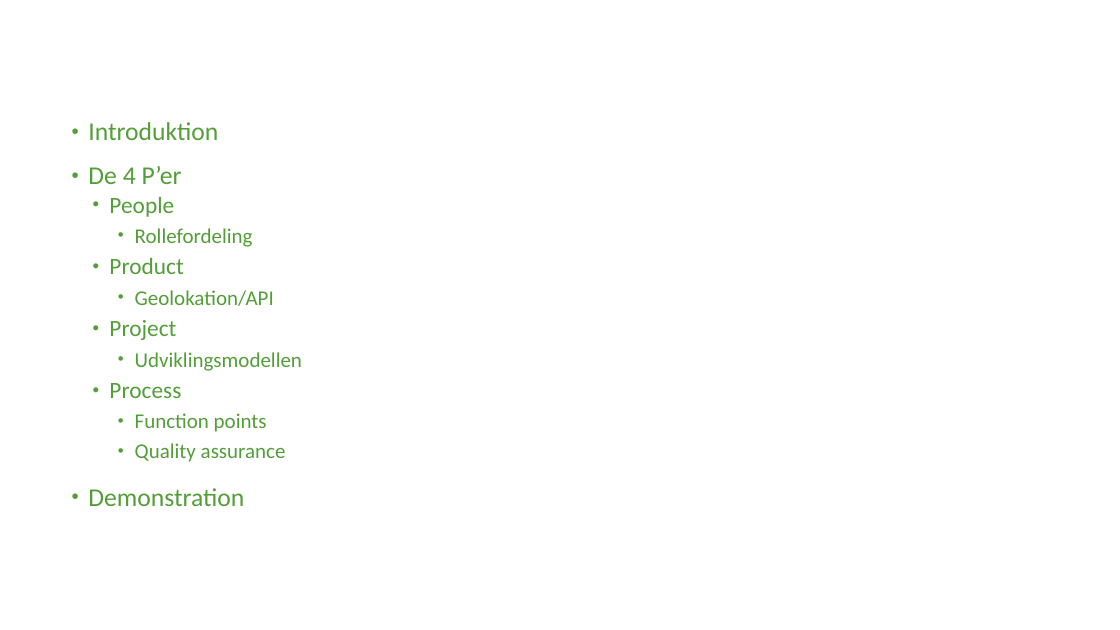
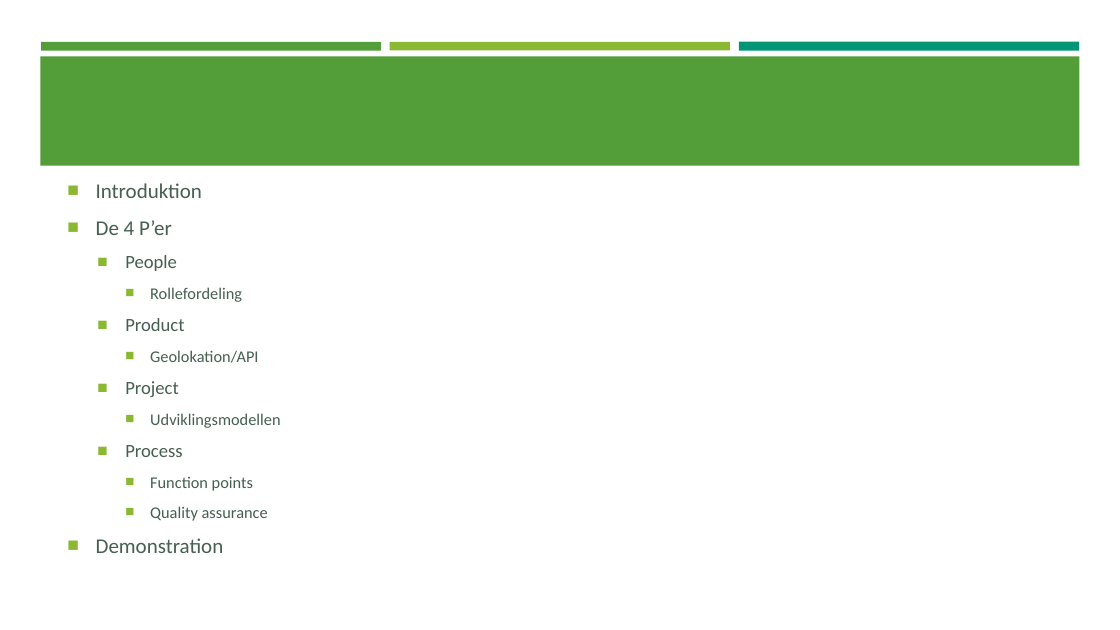
Before and after one commit to C-Strunge/3.SemesterSWD-Eksamen.Final, a slide deck: slide 2 of The Next præsentation.pptx. Drawn at 1120x630 pixels with LibreOffice and Linux fonts; fonts in the diff are those of the drawing. Boxes give left, top, right and bottom in pixels: in the first picture for what was removed or moved away, otherwise in the second. Text is boxed around its words. In the diff, an @@ line names an element or a change of style, - is before the commit and + after.

```diff
--- a/The Next præsentation.pptx
+++ b/The Next præsentation.pptx
@@ rectangle added at [40,56,1080,166], fill #549E39 @@
@@ rectangle added at [41,42,381,50], fill #549E39 @@
@@ rectangle added at [390,42,730,50], fill #8AB833 @@
@@ rectangle added at [739,42,1079,51], fill #029676 @@
@@ text "Introduktion": place and size @@
-text "Introduktion" at [88,122,302,506]
+text "Introduktion" at [96,183,280,553]
@@ text "Introduktion" at [96,183,280,553]: size 22 to 18 pt in "Introduktion", "De 4 P’er", "Demonstration"; text colour #549E39 to #455F51; size 20 to 16 pt in "People", "Product", "Project", "Process"; size 18 to 14 pt in "Rollefordeling", "Geolokation/API", "Udviklingsmodellen", "Function points" and 1 more places; bullet • to ■; line spacing 0.9 to 1; less space between paragraphs; bullet colour #549E39 to #8AB833; more space between paragraphs @@
```
Also in this commit, not shown: 5 other slides changed.
